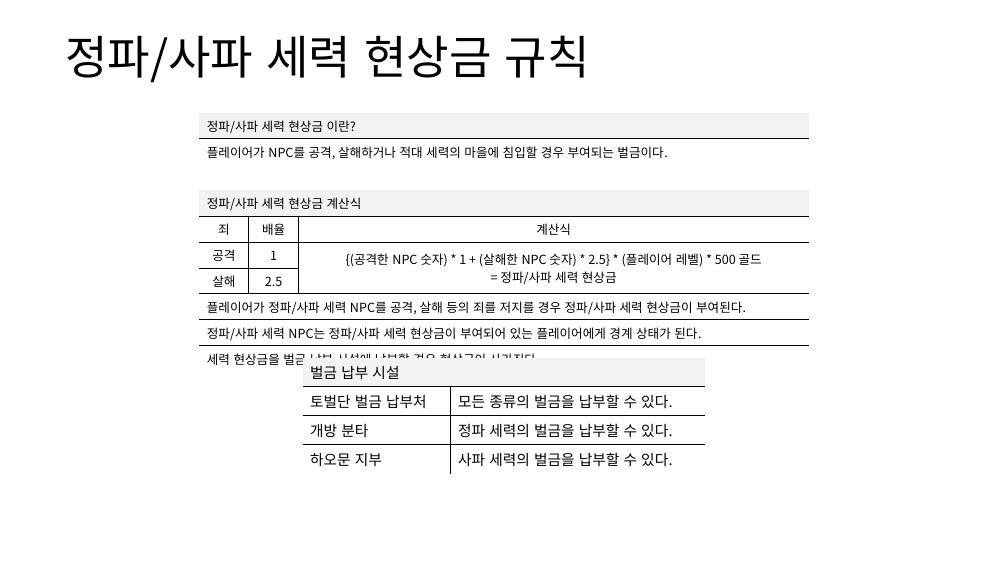
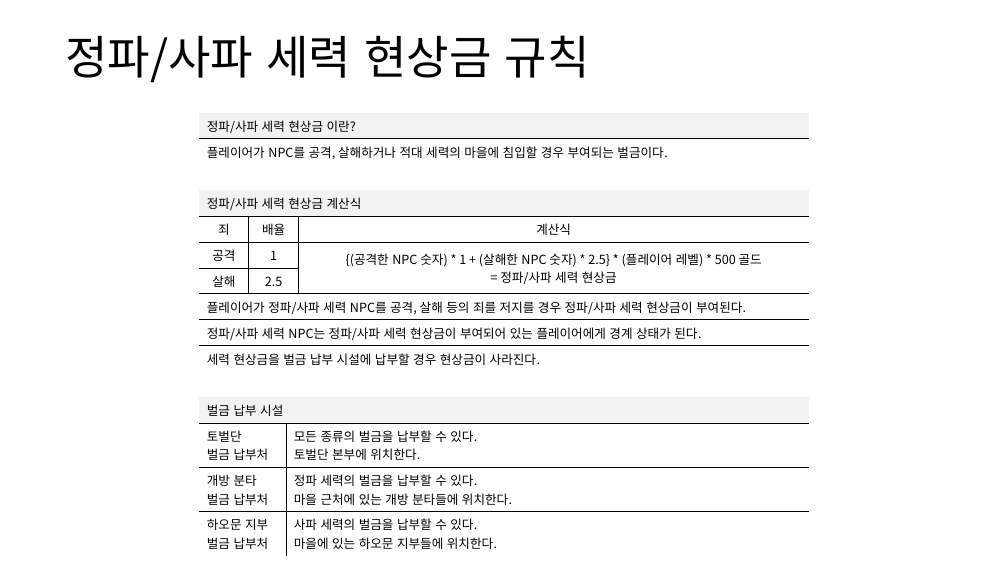
Before and after one commit to yjk0401/unityenginebasic_9th, a slide deck: slide 9 of 기획/방랑엽사전/세력 시스템 기획서.pptx (slide 10 before the commit). Drawn at 1008x567 pixels with LibreOffice and Linux fonts; fonts in the diff are those of the drawing. Boxes give left, top, right and bottom in pixels: in the first picture for what was removed or moved away, otherwise in the second. Text is boxed around its words. In the diff, an @@ line names an element or a change of style, - is before the commit and + after.

```diff
--- a/기획/방랑엽사전/세력 시스템 기획서.pptx
+++ b/기획/방랑엽사전/세력 시스템 기획서.pptx
@@ table at [200, 113, 808, 553] @@
-정파/사파 세력 현상금 이란? |  | 
-플레이어가 NPC를 공격, 살해하거나 적대 세력의 마을에 침입할 경우 부여되는 벌금이다. |  | 
- |  | 
-정파/사파 세력 현상금 계산식 |  | 
-죄 | 배율 | 계산식
-공격 | 1 | {(공격한 NPC 숫자) * 1 + (살해한 NPC 숫자) * 2.5} * (플레이어 레벨) * 500 골드 / = 정파/사파 세력 현상금
-살해 | 2.5 | 
-플레이어가 정파/사파 세력 NPC를 공격, 살해 등의 죄를 저지를 경우 정파/사파 세력 현상금이 부여된다. |  | 
-정파/사파 세력 NPC는 정파/사파 세력 현상금이 부여되어 있는 플레이어에게 경계 상태가 된다. |  | 
-세력 현상금을 벌금 납부 시설에 납부할 경우 현상금이 사라진다. |  | 
+정파/사파 세력 현상금 이란? |  |  | 
+플레이어가 NPC를 공격, 살해하거나 적대 세력의 마을에 침입할 경우 부여되는 벌금이다. |  |  | 
+ |  |  | 
+정파/사파 세력 현상금 계산식 |  |  | 
+죄 | 배율 |  | 계산식
+공격 | 1 |  | {(공격한 NPC 숫자) * 1 + (살해한 NPC 숫자) * 2.5} * (플레이어 레벨) * 500 골드 / = 정파/사파 세력 현상금
+살해 | 2.5 |  | 
+플레이어가 정파/사파 세력 NPC를 공격, 살해 등의 죄를 저지를 경우 정파/사파 세력 현상금이 부여된다. |  |  | 
+정파/사파 세력 NPC는 정파/사파 세력 현상금이 부여되어 있는 플레이어에게 경계 상태가 된다. |  |  | 
+세력 현상금을 벌금 납부 시설에 납부할 경우 현상금이 사라진다. |  |  | 
+ |  |  | 
+벌금 납부 시설 |  |  | 
+토벌단 / 벌금 납부처 |  | 모든 종류의 벌금을 납부할 수 있다. / 토벌단 본부에 위치한다. | 
+개방 분타 / 벌금 납부처 |  | 정파 세력의 벌금을 납부할 수 있다. / 마을 근처에 있는 개방 분타들에 위치한다. | 
+하오문 지부 / 벌금 납부처 |  | 사파 세력의 벌금을 납부할 수 있다. / 마을에 있는 하오문 지부들에 위치한다. | 
@@ table removed at [302, 358, 706, 470], 4 rows, 2 columns @@
-벌금 납부 시설 | 
-토벌단 벌금 납부처 | 모든 종류의 벌금을 납부할 수 있다.
-개방 분타 | 정파 세력의 벌금을 납부할 수 있다.
-하오문 지부 | 사파 세력의 벌금을 납부할 수 있다.
```
Also in this commit, not shown: 4 other slides changed, 1 slide removed, 4 other files.
